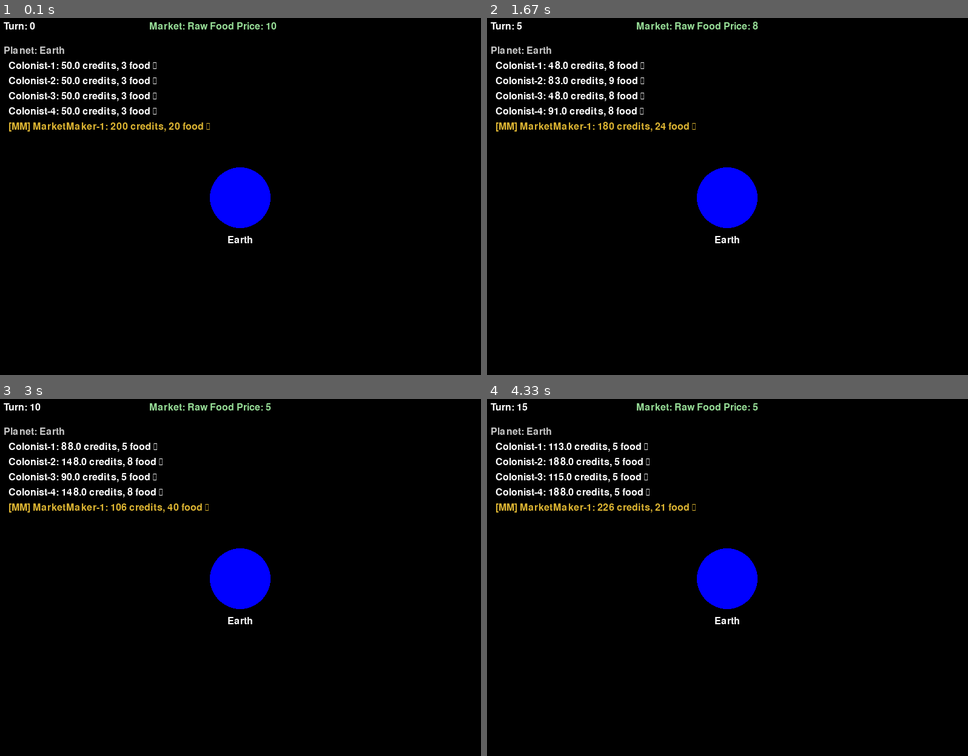
Above: before the commit, frames 1-4 (two rows, left to right).
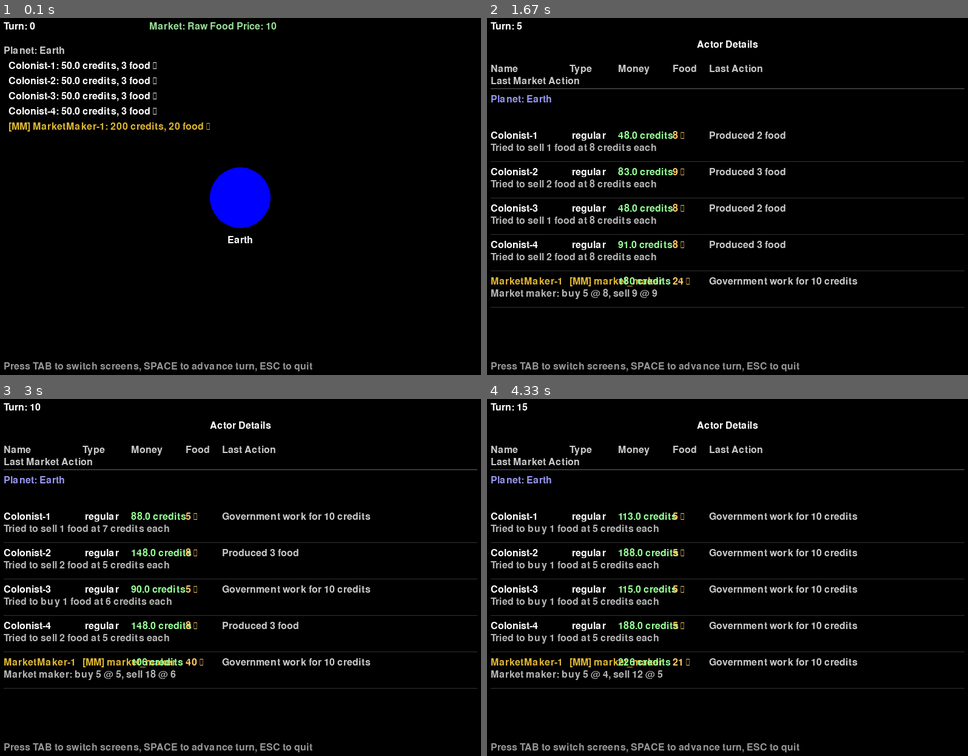
Above: after the commit, the same moments.

Repository: tcgarvin/spacesim2
Game: pygame game, started from spacesim2/__main__.py
Same seed, same stepped clock (60 frames per second), same inputs: the game is played once before the commit and once after it.
Inputs:
- Up to frame 1 (0.1 s): no input
- Up to frame 2 (1.67 s): tap Space at 0.33, 0.73, 1.03, 1.23, 1.53 s; hold Tab 0.67-1.13 s
- Up to frame 3 (3 s): tap Space at 1.73, 2.07, 2.37, 2.57, 2.87 s
- Up to frame 4 (4.33 s): tap Space at 3.13, 3.47, 3.77, 3.9, 4.3 s

The runs differ from the first frame. In frame 1, 0.6% of the frame differs, in the area x 0-65%, y 96-99%; in frame 2, 10%; in frame 3, 11%; in frame 4, 11%, in the area x 0-100%, y 1-99%.

Commit message:
Add actor details screen to UI and fix market maker bug
This commit adds:
1. A new actor details screen in the pygame UI that shows detailed information for each actor including last actions
2. Tracking for actor last actions in the Actor class
3. Fix for a bug in market maker actions where sell_quantity could be undefined

🤖 Generated with [Claude Code](https://claude.ai/code)

Co-Authored-By: Claude <noreply@anthropic.com>

Diff:
--- a/spacesim2/core/actor.py
+++ b/spacesim2/core/actor.py
@@ -32,6 +32,8 @@
         self.production_efficiency = production_efficiency  # Multiplier for production output
         self.market_history: List[Dict] = []  # Track this actor's market activity
         self.food_consumed_this_turn = False  # Track if actor has consumed food this turn
+        self.last_action = "None"  # Track the last action performed
+        self.last_market_action = "None"  # Track the last market action
 
         # Market maker settings
         if actor_type == ActorType.MARKET_MAKER:
@@ -110,11 +112,17 @@
         # Add produced food to inventory
         self.inventory.add_commodity(CommodityType.RAW_FOOD, actual_output)
 
+        # Record action
+        self.last_action = f"Produced {actual_output} food"
+
     def _do_government_work(self) -> None:
         """Perform government work to earn a fixed wage."""
         wage = 10  # Fixed wage for government work (integer)
         self.money += wage
 
+        # Record action
+        self.last_action = f"Government work for {wage} credits"
+
     def _do_market_actions(self) -> None:
         """Perform market actions for this turn."""
         if not self.planet or not self.planet.market:
@@ -150,6 +158,7 @@
 
             # Place buy order
             market.place_buy_order(self, CommodityType.RAW_FOOD, quantity_to_buy, buy_price)
+            self.last_market_action = f"Tried to buy {quantity_to_buy} food at {buy_price} credits each"
 
         # Sell excess food (more than 8 units)
         if food_quantity > 8:
@@ -162,6 +171,7 @@
 
             # Place sell order
             market.place_sell_order(self, CommodityType.RAW_FOOD, quantity_to_sell, sell_price)
+            self.last_market_action = f"Tried to sell {quantity_to_sell} food at {sell_price} credits each"
 
     def _do_market_maker_actions(self) -> None:
         """Market makers provide liquidity by placing both buy and sell orders."""
@@ -187,6 +197,9 @@
         buy_quantity = 5
         if food_quantity < 5:
             buy_quantity = 10  # Buy more when inventory is low
+
+        # Initialize sell_quantity to 0
+        sell_quantity = 0
 
         # Sell order: only sell what we have, but be more aggressive
         # Always keep at least 1 food for own consumption
@@ -200,3 +213,4 @@
 
         # Always place buy orders
         market.place_buy_order(self, CommodityType.RAW_FOOD, buy_quantity, buy_price)
+        self.last_market_action = f"Market maker: buy {buy_quantity} @ {buy_price}, sell {sell_quantity} @ {sell_price}"
--- a/spacesim2/ui/pygame_ui.py
+++ b/spacesim2/ui/pygame_ui.py
@@ -1,4 +1,4 @@
-from typing import Optional
+from typing import Optional, Literal
 
 try:
     import pygame
@@ -11,6 +11,10 @@
 from spacesim2.core.actor import ActorType
 from spacesim2.core.commodity import CommodityType
 from spacesim2.core.simulation import Simulation
+
+
+# UI screen modes
+ScreenMode = Literal["main", "actor_details"]
 
 
 class PygameUI:
@@ -24,6 +28,7 @@
         self.font: Optional[pygame.font.Font] = None
         self.clock: Optional[pygame.time.Clock] = None
         self.running = False
+        self.current_screen: ScreenMode = "main"
 
     def initialize(self) -> bool:
         """Initialize pygame and set up the window."""
@@ -47,6 +52,9 @@
                     return False
                 elif event.key == pygame.K_SPACE:
                     self.simulation.run_turn()
+                elif event.key == pygame.K_TAB:
+                    # Toggle between screens
+                    self.current_screen = "actor_details" if self.current_screen == "main" else "main"
         return True
 
     def render(self) -> None:
@@ -57,11 +65,32 @@
         # Clear screen
         self.screen.fill((0, 0, 0))
 
-        # Draw turn counter
+        # Draw turn counter (shown on all screens)
         turn_text = self.font.render(
             f"Turn: {self.simulation.current_turn}", True, (255, 255, 255)
         )
         self.screen.blit(turn_text, (10, 10))
+
+        # Render appropriate screen
+        if self.current_screen == "main":
+            self._render_main_screen()
+        elif self.current_screen == "actor_details":
+            self._render_actor_details_screen()
+
+        # Show navigation help at bottom of screen
+        navigation_text = self.font.render(
+            "Press TAB to switch screens, SPACE to advance turn, ESC to quit",
+            True, (150, 150, 150)
+        )
+        self.screen.blit(navigation_text, (10, self.height - 30))
+
+        # Update display
+        pygame.display.flip()
+
+    def _render_main_screen(self) -> None:
+        """Render the main overview screen."""
+        if not self.screen or not self.font:
+            return
 
         # Draw market information if available
         if self.simulation.planets and self.simulation.planets[0].market:
@@ -116,8 +145,99 @@
             )
             self.screen.blit(planet_text, text_rect)
 
-        # Update display
-        pygame.display.flip()
+    def _render_actor_details_screen(self) -> None:
+        """Render the detailed actor information screen."""
+        if not self.screen or not self.font:
+            return
+
+        # Screen title
+        title_text = self.font.render("Actor Details", True, (255, 255, 255))
+        self.screen.blit(title_text, (self.width // 2 - 50, 40))
+
+        # Column headers
+        headers = [
+            ("Name", 10),
+            ("Type", 140),
+            ("Money", 220),
+            ("Food", 310),
+            ("Last Action", 370),
+            ("Last Market Action", 10)
+        ]
+
+        # Draw headers
+        y_pos = 80
+        for header, x_pos in headers:
+            header_text = self.font.render(header, True, (200, 200, 200))
+            if header == "Last Market Action":
+                # Position this on the next line
+                self.screen.blit(header_text, (x_pos, y_pos + 20))
+            else:
+                self.screen.blit(header_text, (x_pos, y_pos))
+
+        # Draw horizontal separator
+        pygame.draw.line(
+            self.screen,
+            (100, 100, 100),
+            (10, y_pos + 40),
+            (self.width - 10, y_pos + 40),
+            1
+        )
+
+        # Draw actor details
+        row_height = 60
+        actor_index = 0
+
+        for planet in self.simulation.planets:
+            # Planet header
+            planet_y = y_pos + 50 + (actor_index * row_height)
+            planet_text = self.font.render(
+                f"Planet: {planet.name}", True, (150, 150, 240)
+            )
+            self.screen.blit(planet_text, (10, planet_y))
+            actor_index += 1
+
+            # Actor information
+            for actor in planet.actors:
+                actor_y = y_pos + 50 + (actor_index * row_height)
+
+                # Actor name with type indicator
+                type_indicator = "[MM]" if actor.actor_type == ActorType.MARKET_MAKER else ""
+                name_color = (220, 180, 50) if actor.actor_type == ActorType.MARKET_MAKER else (255, 255, 255)
+                name_text = self.font.render(f"{actor.name}", True, name_color)
+                self.screen.blit(name_text, (10, actor_y))
+
+                # Actor type
+                type_text = self.font.render(f"{type_indicator} {actor.actor_type.value}", True, name_color)
+                self.screen.blit(type_text, (140, actor_y))
+
+                # Money
+                money_text = self.font.render(f"{actor.money} credits", True, (150, 255, 150))
+                self.screen.blit(money_text, (220, actor_y))
+
+                # Food with consumption indicator
+                food_qty = actor.inventory.get_quantity(CommodityType.RAW_FOOD)
+                food_status = "✓" if actor.food_consumed_this_turn else "✗"
+                food_text = self.font.render(f"{food_qty} {food_status}", True, (255, 200, 100))
+                self.screen.blit(food_text, (310, actor_y))
+
+                # Last action
+                action_text = self.font.render(f"{actor.last_action}", True, (200, 200, 200))
+                self.screen.blit(action_text, (370, actor_y))
+
+                # Last market action (on second line)
+                market_action_text = self.font.render(f"{actor.last_market_action}", True, (180, 180, 180))
+                self.screen.blit(market_action_text, (10, actor_y + 20))
+
+                # Divider line between actors
+                pygame.draw.line(
+                    self.screen,
+                    (50, 50, 50),
+                    (10, actor_y + row_height - 10),
+                    (self.width - 10, actor_y + row_height - 10),
+                    1
+                )
+
+                actor_index += 1
 
     def run(self, auto_turns: int = 0) -> None:
         """Run the pygame UI loop.
